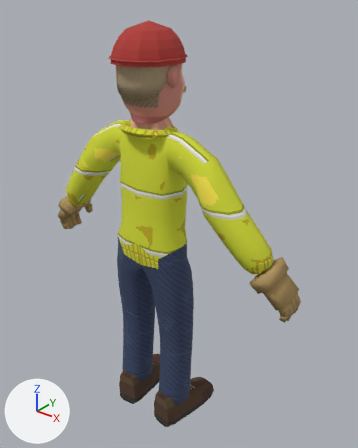
Renders of the glTF model assets/characters/CHR_QD_Bram.glb from each side of a commit.
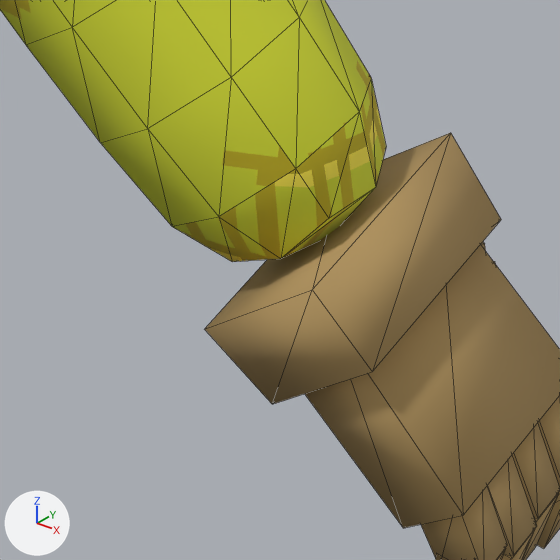
The first picture shows the older version from a 50 mm lens placed at (1.262, -1.397, 1.907), pointed at (0.045, 0.125, 0.963). The close-ups show the older and then the newer version on the part from 62% to 83% of the width and 53% to 70% of the height of that picture. Only the edits that show in the close-ups are written down. Arrows for +X, +Y and +Z are at lower left; the lights stay in place. The close-ups show mesh edges as thin lines. Vertices at exactly the same position are counted once.

Names of what the first close-up shows: 'QD_Bram_Body'.
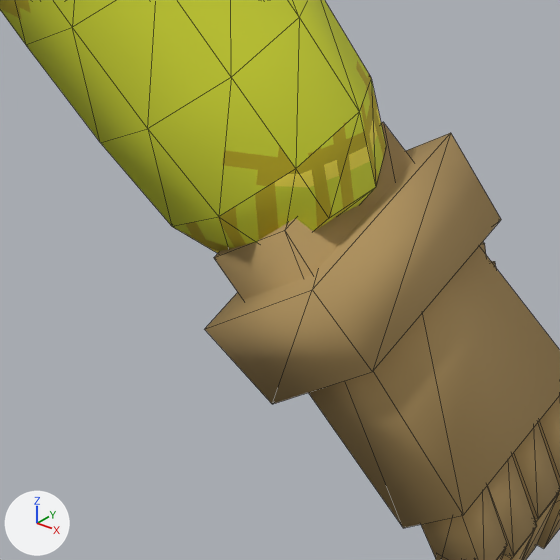
Where the change shows, as pixel boxes [x1, y1, x2, y2] in the close-ups (560 x 560 px; the box of a moved part takes in the faces that stretch with it):
part 1 of me_qd_bram_body, moved or reshaped: before [305, 244, 560, 528]; after [214, 122, 560, 528]

The edits, one by one:
me_qd_bram_body is used by ob_qd_bram_body; location (0.0, 0.0, 0.0).
me_qd_bram_body had 735 vertices, 1368 faces and spanned x -0.643..0.643, y -0.113..0.156, z 0.086..1.478.
me_qd_bram_body now has 735 vertices, 1368 faces and spans x -0.643..0.643, y -0.113..0.156, z 0.04..1.478.
Part 1, on me_qd_bram_body:
Vertex 547 of me_qd_bram_body moves from (0.521, -0.014, 0.912) to (0.49, -0.013, 0.947) at pixel (213, 257).
Vertex 548 of me_qd_bram_body moves from (0.521, 0.094, 0.934) to (0.49, 0.08, 0.966).
Vertex 551 of me_qd_bram_body moves from (0.559, 0.087, 0.965) to (0.532, 0.074, 1.001) at pixel (383, 121).
Vertex 553 of me_qd_bram_body moves from (0.559, -0.02, 0.944) to (0.532, -0.02, 0.982) at pixel (284, 230).
Other edits to the shape of me_qd_bram_body do not show in these pictures.
